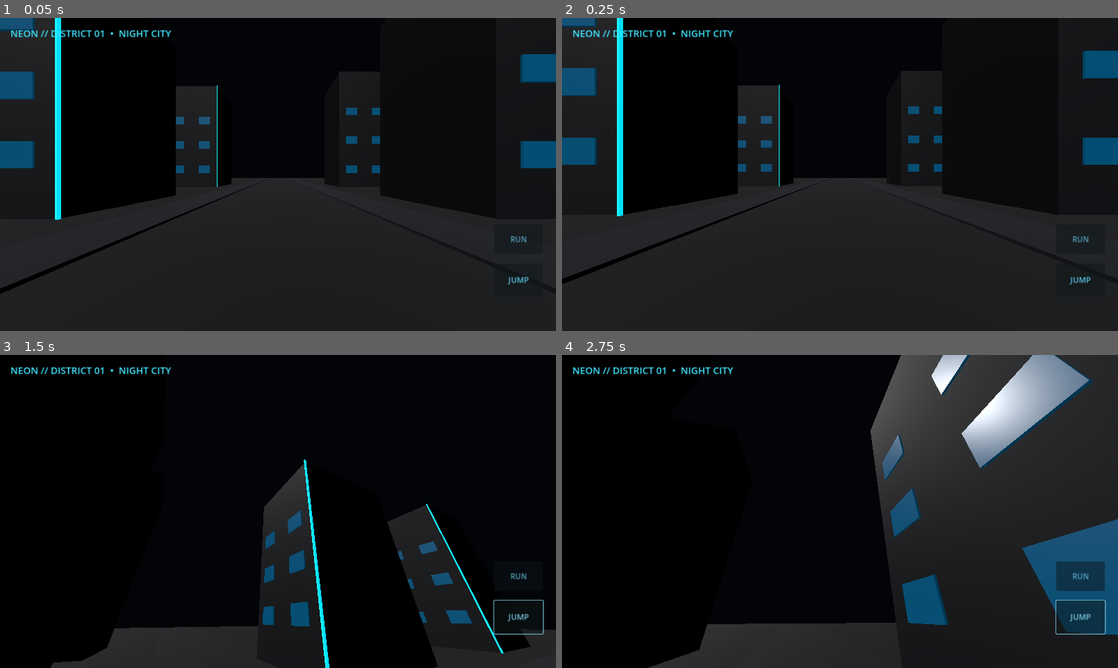
Above: before the commit, frames 1-4 (two rows, left to right).
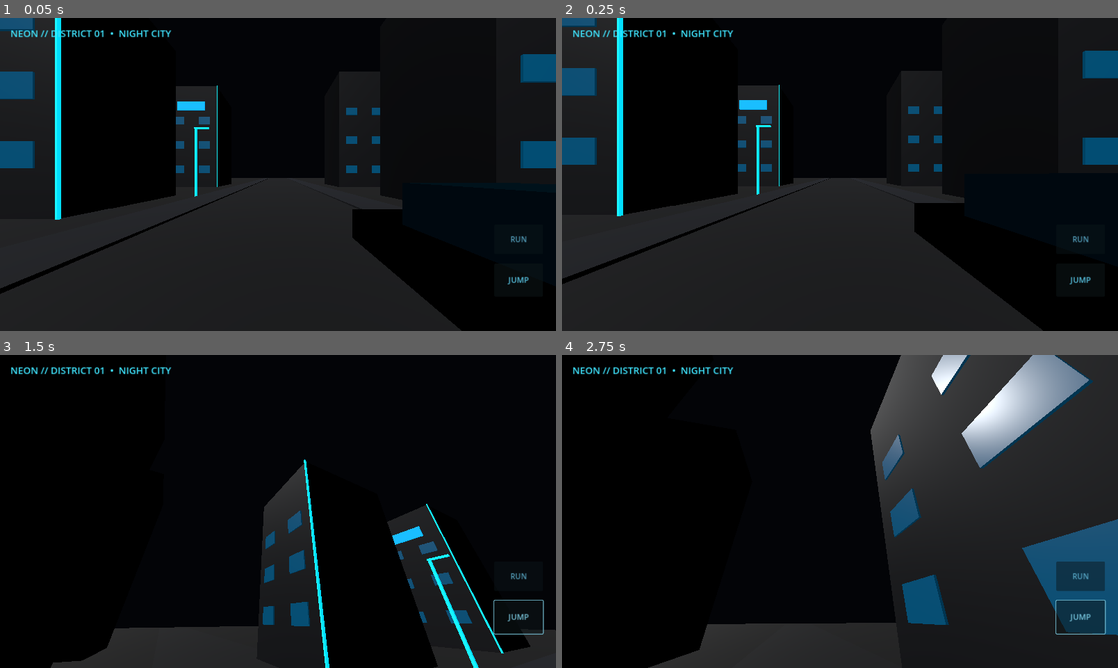
Above: after the commit, the same moments.

Repository: sylph564/neon-dead-city
Game: Godot game, scene res://scenes/district01.tscn
Two runs of this game, one before a commit and one after it. Both use one fixed random seed, a clock stepped at 60 frames per second and the inputs below.
Inputs (mouse positions are in pixels of both pictures, inside the frame that each line leads up to):
- Up to frame 1 (0.05 s): no input
- Up to frame 2 (0.25 s): no input
- Up to frame 3 (1.5 s): click "JUMP" at 0.5 s; tap Enter at 1.25 s; move the mouse to (305, 511) at 1.27 s; hold W from 1.28 s (still down); hold Shift from 1.28 s (still down)
- Up to frame 4 (2.75 s): keep holding W; tap Space at 1.52, 2.27 s; move the mouse to (812, 511) at 2.02 s; release Shift at 2.03 s; tap Shift at 2.1 s

The runs differ from the first frame. In frame 1, 9.2% of the frame differs, in the area x 31-100%, y 26-100%; in frame 2, 8.9%; in frame 3, 0.5%; in frame 4, nothing differs.

Commit message:
Add parked car, street lamps and neon billboard to district

Diff:
--- a/scenes/district01.tscn
+++ b/scenes/district01.tscn
@@ -52,6 +52,38 @@
 emission_enabled = true
 emission = Color(0.02, 0.58, 0.95, 1)
 emission_energy_multiplier = 1.5
+
+
+[sub_resource type="BoxMesh" id="CarBodyMesh"]
+size = Vector3(2.2, 0.65, 4.2)
+
+[sub_resource type="StandardMaterial3D" id="CarBodyMat"]
+albedo_color = Color(0.025, 0.035, 0.055, 1)
+metallic = 0.82
+roughness = 0.28
+
+[sub_resource type="BoxMesh" id="CarCabinMesh"]
+size = Vector3(1.65, 0.72, 2.0)
+
+[sub_resource type="StandardMaterial3D" id="GlassMat"]
+albedo_color = Color(0.015, 0.16, 0.22, 1)
+metallic = 0.55
+roughness = 0.18
+
+[sub_resource type="BoxMesh" id="LampPoleMesh"]
+size = Vector3(0.14, 5.4, 0.14)
+
+[sub_resource type="BoxMesh" id="LampArmMesh"]
+size = Vector3(1.1, 0.12, 0.12)
+
+[sub_resource type="BoxMesh" id="SignMesh"]
+size = Vector3(3.8, 1.2, 0.18)
+
+[sub_resource type="StandardMaterial3D" id="SignMat"]
+albedo_color = Color(0.02, 0.35, 0.7, 1)
+emission_enabled = true
+emission = Color(0.02, 0.35, 0.7, 1)
+emission_energy_multiplier = 2.0
 
 [node name="Main" type="Node3D"]
 
@@ -706,3 +738,39 @@
 theme_override_colors/font_color = Color(0.25, 0.9, 1, 1)
 theme_override_font_sizes/font_size = 22
 text = "NEON // DISTRICT 01  •  NIGHT CITY"
+
+
+[node name="ParkedCarBody" type="MeshInstance3D" parent="."]
+position = Vector3(2.8, 0.62, 3.0)
+mesh = SubResource("CarBodyMesh")
+surface_material_override/0 = SubResource("CarBodyMat")
+
+[node name="ParkedCarCabin" type="MeshInstance3D" parent="."]
+position = Vector3(2.8, 1.25, 3.15)
+mesh = SubResource("CarCabinMesh")
+surface_material_override/0 = SubResource("GlassMat")
+
+[node name="LampPoleA" type="MeshInstance3D" parent="."]
+position = Vector3(-6.4, 2.7, -9)
+mesh = SubResource("LampPoleMesh")
+surface_material_override/0 = SubResource("NeonMat")
+
+[node name="LampArmA" type="MeshInstance3D" parent="."]
+position = Vector3(-5.95, 5.35, -9)
+mesh = SubResource("LampArmMesh")
+surface_material_override/0 = SubResource("NeonMat")
+
+[node name="LampPoleB" type="MeshInstance3D" parent="."]
+position = Vector3(6.4, 2.7, 9)
+mesh = SubResource("LampPoleMesh")
+surface_material_override/0 = SubResource("NeonMat")
+
+[node name="LampArmB" type="MeshInstance3D" parent="."]
+position = Vector3(5.95, 5.35, 9)
+mesh = SubResource("LampArmMesh")
+surface_material_override/0 = SubResource("NeonMat")
+
+[node name="NeonAdvertisement" type="MeshInstance3D" parent="."]
+position = Vector3(-12, 11.2, -19.85)
+mesh = SubResource("SignMesh")
+surface_material_override/0 = SubResource("SignMat")
Not shown: 1 places in scenes/district01.tscn that only renumber resources
